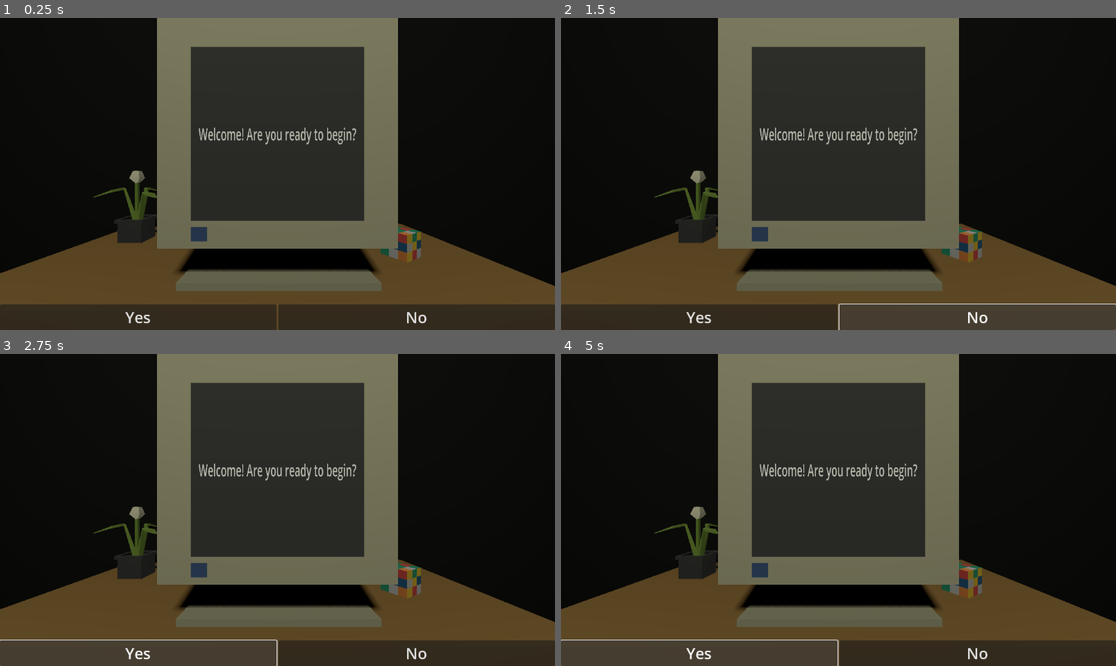
Above: before the commit, frames 1-4 (two rows, left to right).
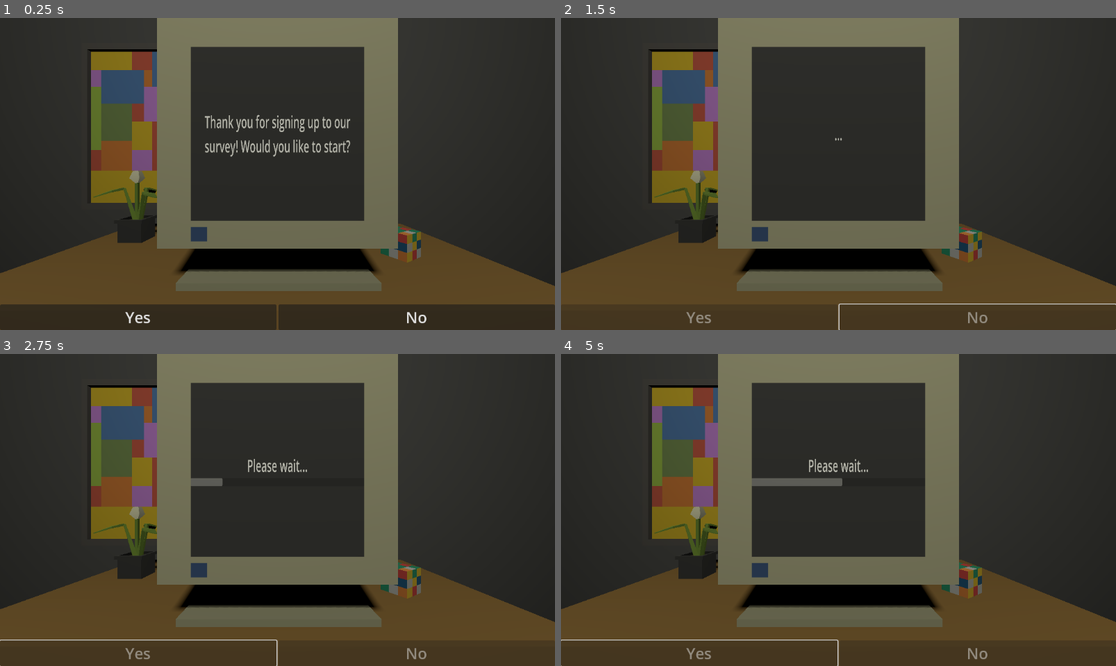
Above: after the commit, the same moments.

Repository: 69ShadesOfPeanut/Practice-Jam-3
Game: Godot game, scene res://Scenes/office.tscn
The game is run twice, just before and just after one commit, with the same random seed, the same clock (stepped at 60 frames per second) and the same inputs.
Inputs (mouse positions are in pixels of both pictures, inside the frame that each line leads up to):
- Up to frame 1 (0.25 s): no input
- Up to frame 2 (1.5 s): click "Yes" at 0.5 s; click (977, 317) at 1.25 s, where only the run before the commit has a clickable "No"
- Up to frame 3 (2.75 s): click (138, 653) at 2 s, where only the run before the commit has a clickable "Yes"
- Up to frame 4 (5 s): click (699, 653) at 2.75 s, where only the run before the commit has a clickable "Yes"; tap Enter at 3.5 s; tap Space at 4.25 s

The runs differ from the first frame. In frame 1, 43% of the frame differs, in the area x 0-100%, y 0-86%; in frame 2, 42%; in frame 3, 42%; in frame 4, 42%.

Commit message:
Questions and painting
Added the system for questions and a painting to make the wall less bland

Diff:
--- a/Scenes/Buttons.gd
+++ b/Scenes/Buttons.gd
@@ -2,13 +2,86 @@
 extends HBoxContainer
 
 # Vars
+var CurrentQuestion : int = 0
+# Stats
 var GoodScore : int
 var BadScore : int
+# Exports
+@export var Questions : PackedStringArray
 # Nodes
 @onready var ScreenNode : Control = get_node("%Screen")
 @onready var ScreenText : Label = ScreenNode.get_node("%Text")
+@onready var Button1 : Button = get_node("Button")
+@onready var Button2 : Button = get_node("Button2")
+@onready var ProgressBarNode : ProgressBar = ScreenNode.get_node("%ProgressBar")
+@onready var CeilingLight : OmniLight3D = get_node("%CeilingLight")
 
 
-# gets button presses
+# Sets the first question into motion
+func _ready():
+	ScreenText.set_text(Questions[CurrentQuestion])
+
+
+# Gets button press, adds good or bad score depending on result
 func ButtonPress(Result):
-	print(Result)
+	print("Question answered")
+
+	# Add score if question isnt the first
+	if CurrentQuestion == 0:
+		if Result == "No":
+			ScreenText.set_text("You have no free will")
+			await get_tree().create_timer(0.2).timeout
+	else:
+		if Result == "Yes":
+			GoodScore += 1
+		else:
+			BadScore += 1
+
+		# Print results to console
+		print("Result for Question " + str(CurrentQuestion) + ": " + Result)
+		print("Good score: " + str(GoodScore) + "\n"\
+		+ "Bad score: " + str(BadScore))
+
+	# Check question for events
+	await QuestionCheck()
+
+	CurrentQuestion += 1
+	NextQuestion()
+
+# Function to get the next question up
+func NextQuestion():
+	Button1.disabled = true
+	Button2.disabled = true
+
+	ScreenText.set_text("...")
+	await get_tree().create_timer(1).timeout
+	ScreenText.set_text("Please wait...")
+
+	# Make progress bar fill up
+	ProgressBarNode.show()
+	while ProgressBarNode.value < 100:
+		ProgressBarNode.value += 1
+		await get_tree().create_timer(0.05).timeout
+	ProgressBarNode.hide()
+	ProgressBarNode.value = 0
+
+	ScreenText.set_text(Questions[CurrentQuestion])
+
+	Button1.disabled = false
+	Button2.disabled = false
+
+# Checks question for if there should be an event
+func QuestionCheck():
+	match CurrentQuestion:
+		4:
+			print("Question 4 event triggered")
+			await get_tree().create_timer(1).timeout
+			ScreenText.set_text("Lets test that...")
+			await get_tree().create_timer(1.5).timeout
+			ScreenText.set_text("...")
+			await get_tree().create_timer(1.5).timeout
+			hide()
+			CeilingLight.hide()
+			await get_tree().create_timer(1.5).timeout
+			show()
+			CeilingLight.show()
--- a/Scenes/Screen.tscn
+++ b/Scenes/Screen.tscn
@@ -33,6 +33,15 @@
 
 [node name="Text" type="Label" parent="CenterContainer/VBoxContainer"]
 unique_name_in_owner = true
+custom_minimum_size = Vector2(1152, 0)
 layout_mode = 2
-text = "Welcome! Are you ready to begin?"
 label_settings = SubResource("LabelSettings_d13bl")
+horizontal_alignment = 1
+autowrap_mode = 2
+
+[node name="ProgressBar" type="ProgressBar" parent="CenterContainer/VBoxContainer"]
+unique_name_in_owner = true
+visible = false
+custom_minimum_size = Vector2(0, 30)
+layout_mode = 2
+show_percentage = false
--- a/Scenes/office.tscn
+++ b/Scenes/office.tscn
@@ -6,6 +6,7 @@
 [ext_resource type="PackedScene" uid="uid://k5lnrc1ttwc8" path="res://Imports/RubixCube.glb" id="3_faifh"]
 [ext_resource type="PackedScene" uid="uid://cboulabfu8lq6" path="res://Scenes/Screen.tscn" id="3_yaft4"]
 [ext_resource type="PackedScene" uid="uid://cqrfvwm8xy86h" path="res://Imports/Plant.glb" id="4_3ll4h"]
+[ext_resource type="PackedScene" uid="uid://2r5u4vjduogk" path="res://Imports/Painting.glb" id="7_5njab"]
 [ext_resource type="Script" path="res://Scenes/Buttons.gd" id="7_u6eov"]
 
 [sub_resource type="StandardMaterial3D" id="StandardMaterial3D_dhmp2"]
@@ -16,7 +17,7 @@
 size = Vector3(5, 0.1, 5)
 
 [sub_resource type="StandardMaterial3D" id="StandardMaterial3D_ykn4p"]
-albedo_color = Color(0.0253638, 0.0253638, 0.0253638, 1)
+albedo_color = Color(0.336608, 0.336608, 0.336608, 1)
 
 [sub_resource type="BoxMesh" id="BoxMesh_6tcwe"]
 material = SubResource("StandardMaterial3D_ykn4p")
@@ -35,6 +36,7 @@
 [node name="Level" type="Node3D" parent="."]
 
 [node name="CeilingLight" type="OmniLight3D" parent="Level"]
+unique_name_in_owner = true
 transform = Transform3D(1, 0, 0, 0, 1, 0, 0, 0, 1, 0, 1.95488, 0)
 light_color = Color(1, 1, 0.941176, 1)
 shadow_enabled = true
@@ -92,6 +94,9 @@
 [node name="Plant" parent="Level/Objects/table" instance=ExtResource("4_3ll4h")]
 transform = Transform3D(-3.27835e-08, 0, 0.75, 0, 0.75, 0, -0.75, 0, -3.27835e-08, -0.289428, 1.57601, 1.37314)
 
+[node name="Painting" parent="Level/Objects" instance=ExtResource("7_5njab")]
+transform = Transform3D(1, 0, 0, 0, 1, 0, 0, 0, 1, -0.923331, 0.665505, -2.48935)
+
 [node name="UI" type="Control" parent="."]
 layout_mode = 3
 anchors_preset = 15
@@ -110,6 +115,7 @@
 grow_horizontal = 2
 grow_vertical = 0
 script = ExtResource("7_u6eov")
+Questions = PackedStringArray("Thank you for signing up to our survey! Would you like to start?", "Are you happy today?", "Are you happy with your life?", "Are you happy with your living situation?", "Are you alert?", "Are you satisfied with your job?")
 
 [node name="Button" type="Button" parent="UI/Buttons"]
 layout_mode = 2
--- a/project.godot
+++ b/project.godot
@@ -11,6 +11,7 @@
 [application]
 
 config/name="Practice Jam 3"
+config/tags=PackedStringArray("jam")
 run/main_scene="res://Scenes/office.tscn"
 config/features=PackedStringArray("4.2", "GL Compatibility")
 config/icon="res://icon.svg"
Binary file added: Imports/Painting.glb
Not shown, added: Imports/Painting.glb.import
Not shown: 1 places in Scenes/office.tscn that only renumber resources
